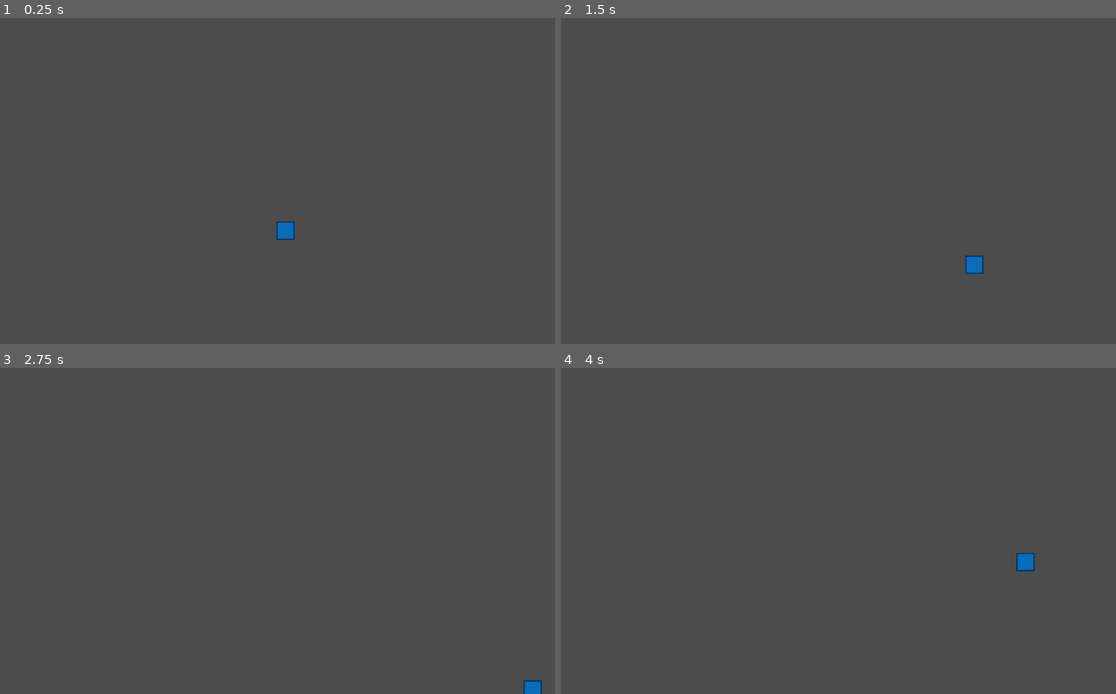
Above: before the commit, frames 1-4 (two rows, left to right).
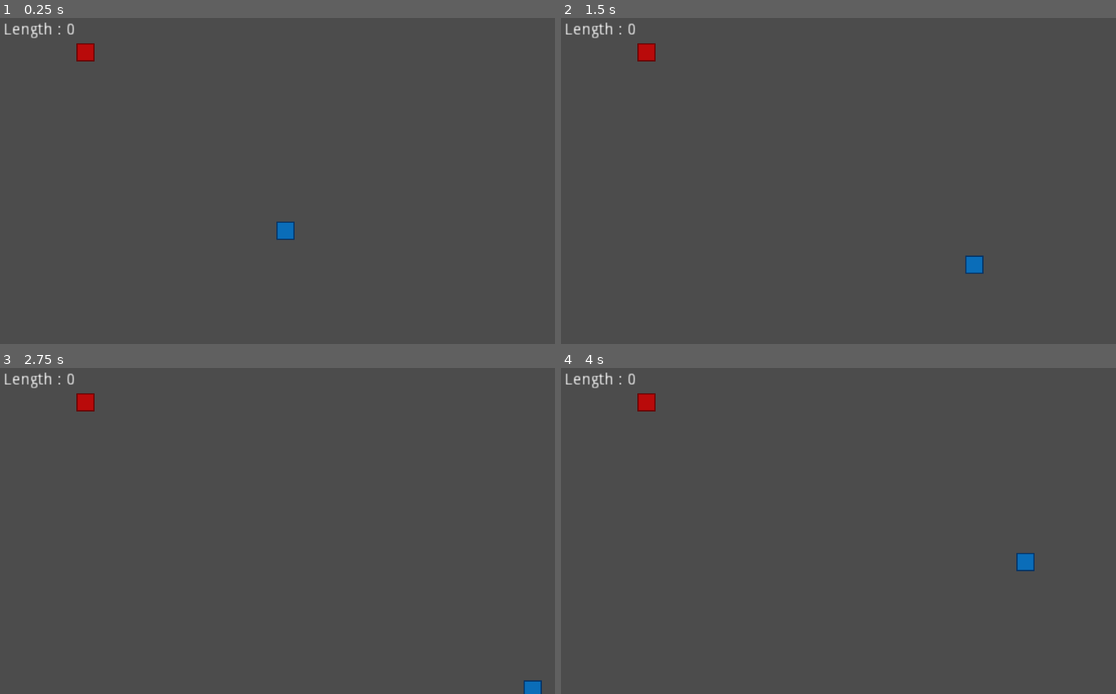
Above: after the commit, the same moments.

Repository: ChrisRichardo/Snake_Godot
Game: Godot game, scene res://Scenes/Game.tscn
Two runs of this game, one before a commit and one after it. Both use one fixed random seed, a clock stepped at 60 frames per second and the inputs below. Before the commit the project has no main scene; this scene is started directly in both runs.
Inputs:
- Up to frame 1 (0.25 s): no input
- Up to frame 2 (1.5 s): tap Enter at 0.5 s; hold Right (move_right) 0.53-1.28 s; hold Down (move_down) from 1.28 s (still down)
- Up to frame 3 (2.75 s): release Down (move_down) at 2.03 s; hold Right (move_right) from 2.03 s (still down)
- Up to frame 4 (4 s): release Right (move_right) at 2.78 s; hold Up (move_up) 2.78-3.53 s; hold Left (move_left) from 3.53 s (still down)

The runs differ from the first frame. In frame 1, 0.4% of the frame differs, in the area x 0-18%, y 1-14%; in frame 2, 0.4%; in frame 3, 0.4%; in frame 4, 0.4%.

Commit message:
Food are now spawning randomly after it been eaten

Diff:
--- /dev/null
+++ b/Mini Scenes/Food.tscn
@@ -0,0 +1,19 @@
+[gd_scene load_steps=3 format=2]
+
+[ext_resource path="res://Sprites/Food.png" type="Texture" id=1]
+
+[sub_resource type="RectangleShape2D" id=2]
+
+[node name="Food" type="StaticBody2D" groups=[
+"Food",
+]]
+__meta__ = {
+"_edit_group_": true
+}
+
+[node name="Sprite" type="Sprite" parent="."]
+texture = ExtResource( 1 )
+
+[node name="CollisionShape2D" type="CollisionShape2D" parent="."]
+scale = Vector2( 1.6, 1.6 )
+shape = SubResource( 2 )
--- a/Scenes/Game.tscn
+++ b/Scenes/Game.tscn
@@ -1,23 +1,25 @@
-[gd_scene load_steps=4 format=2]
+[gd_scene load_steps=5 format=2]
 
-[ext_resource path="res://Scripts.gd" type="Script" id=1]
-[ext_resource path="res://Sprites/Snake.png" type="Texture" id=2]
+[ext_resource path="res://Scripts/Game.gd" type="Script" id=1]
+[ext_resource path="res://Scripts/Scripts.gd" type="Script" id=2]
+[ext_resource path="res://Sprites/Snake.png" type="Texture" id=3]
 
 [sub_resource type="RectangleShape2D" id=1]
 
 [node name="Game" type="Node2D"]
+script = ExtResource( 1 )
 
 [node name="Snake" type="Node2D" parent="."]
 
 [node name="Head" type="KinematicBody2D" parent="Snake"]
 position = Vector2( 528, 400 )
-script = ExtResource( 1 )
+script = ExtResource( 2 )
 __meta__ = {
 "_edit_group_": true
 }
 
 [node name="Sprite" type="Sprite" parent="Snake/Head"]
-texture = ExtResource( 2 )
+texture = ExtResource( 3 )
 
 [node name="CollisionShape2D" type="CollisionShape2D" parent="Snake/Head"]
 scale = Vector2( 1.6, 1.6 )
@@ -26,7 +28,18 @@
 [node name="Walls" type="StaticBody2D" parent="."]
 
 [node name="Collision" type="CollisionPolygon2D" parent="Walls"]
+position = Vector2( 0, 9.53674e-007 )
 polygon = PoolVector2Array( 0, 608, 0, 608, -32, 576, -32, -32, 0, -64, 992, -64, 1056, -32, 1056, 576, 1024, 608, 1024, 0, 0, 0 )
 
 [node name="Collision_Down" type="CollisionPolygon2D" parent="Walls"]
 polygon = PoolVector2Array( 0, 608, 1024, 608, 1024, 672, 416, 672, 0, 672 )
+
+[node name="Foods" type="Node2D" parent="."]
+
+[node name="Length" type="Label" parent="."]
+margin_left = 32.0
+margin_top = 32.0
+margin_right = 160.0
+margin_bottom = 82.0
+rect_scale = Vector2( 2, 2 )
+text = "Length : 0"
--- /dev/null
+++ b/Scripts/Game.gd
@@ -0,0 +1,24 @@
+extends Node2D
+
+var length = 0 setget set_score
+# Declare member variables here. Examples:
+# var a = 2
+# var b = "text"
+func set_score(value):
+	length = value
+	get_node("Length").set_text("Length: " + str(length))
+# Called when the node enters the scene tree for the first time.
+func _ready():
+	spawn_food()
+
+func spawn_food():
+	randomize()
+	var food = preload("res://Mini Scenes/Food.tscn").instance()
+	var x = rand_range(20,1004)
+	var y = rand_range(32,544)
+	var pos = Vector2(x,y)
+	food.set_position(pos)
+	get_node("Foods").add_child(food)
+# Called every frame. 'delta' is the elapsed time since the previous frame.
+#func _process(delta):
+#	pass
--- a/Scripts.gd
+++ b/Scripts/Scripts.gd
@@ -36,4 +36,14 @@
 		speed = 0
 
 	velocity = speed * direction * delta
-	move_and_collide(velocity)
+#warning-ignore:return_value_discarded
+	var kb2d = move_and_collide(velocity)
+	if kb2d:
+		var collideWith = kb2d.collider
+
+		if collideWith.is_in_group("Food"):
+			collideWith.queue_free()
+			get_node("/root/Game").spawn_food()
+			get_node("/root/Game").length += 1
+
+	#if kb2d == KinematicCollision2D.new(1
--- a/project.godot
+++ b/project.godot
@@ -16,6 +16,7 @@
 [application]
 
 config/name="Snake"
+run/main_scene="res://Scenes/Game.tscn"
 config/icon="res://icon.png"
 
 [input]
Binary file added: Sprites/Food.png
